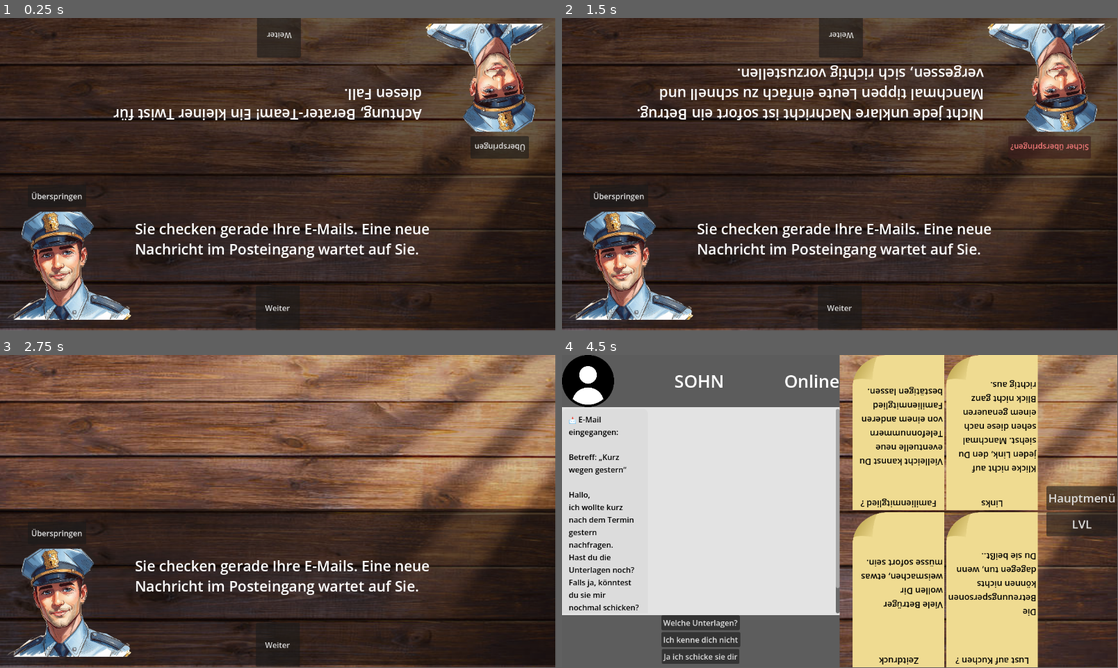
Above: before the commit, frames 1-4 (two rows, left to right).
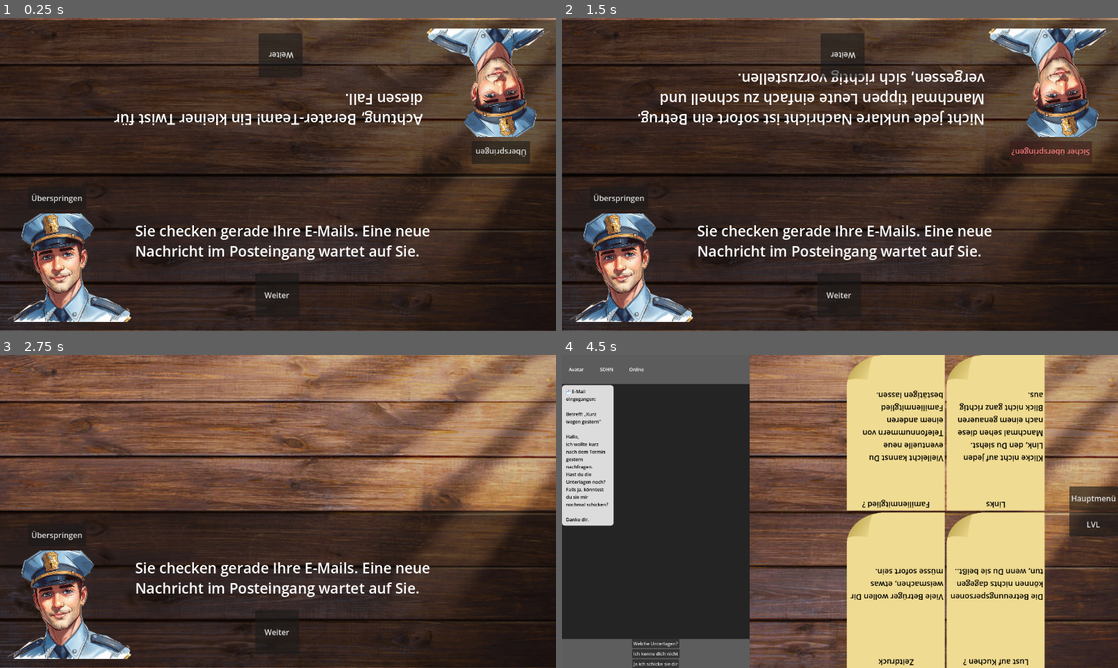
Above: after the commit, the same moments.

Repository: EgmundEGG/Enkeltrickbetr-ger-Spiel
Game: Godot game, scene res://Scenes/Handy.tscn
Two runs of this game, one before a commit and one after it. Both use one fixed random seed, a clock stepped at 60 frames per second and the inputs below. This scene is started directly instead of the project's main scene.
Inputs:
- Up to frame 1 (0.25 s): no input
- Up to frame 2 (1.5 s): click "Weiter" at 0.5 s; click "Überspringen" at 1.25 s
- Up to frame 3 (2.75 s): click "Sicher überspringen?" at 2 s
- Up to frame 4 (4.5 s): click "Weiter" at 2.75 s; click "Überspringen" at 3.5 s; click "Sicher überspringen?" at 4.25 s
The window is 799x449 before the commit and 800x450 after it. Grey fills any space a smaller window leaves; there, only what the larger window draws over its background counts as a difference.

The runs differ from the first frame. In frame 1, 13% of the frame differs, in the area x 0-100%, y 0-100%; in frame 2, 15%; in frame 3, 6.4%; in frame 4, 51%.

Commit message:
tried different idea for the scaling problem

Diff:
--- a/enkeltrick-betrug/Scenes/Agent.tscn
+++ b/enkeltrick-betrug/Scenes/Agent.tscn
@@ -10,7 +10,6 @@
 anchor_top = 1.0
 anchor_right = 1.0
 anchor_bottom = 1.0
-offset_top = -650.0
 grow_horizontal = 2
 grow_vertical = 0
 mouse_filter = 2
@@ -44,16 +43,10 @@
 
 [node name="NextButton" type="Button" parent="." unique_id=1134096788]
 layout_mode = 1
-anchors_preset = 7
-anchor_left = 0.5
-anchor_top = 1.0
-anchor_right = 0.5
-anchor_bottom = 1.0
-offset_left = -45.5
-offset_top = -91.0
-offset_right = 45.5
-grow_horizontal = 2
-grow_vertical = 0
+offset_left = 529.0
+offset_top = 528.0
+offset_right = 620.0
+offset_bottom = 619.0
 
 [node name="SkipButton" type="Button" parent="." unique_id=943845378]
 layout_mode = 0
--- a/enkeltrick-betrug/Scenes/Handy.tscn
+++ b/enkeltrick-betrug/Scenes/Handy.tscn
@@ -219,8 +219,11 @@
 layout_mode = 1
 anchors_preset = 9
 anchor_bottom = 1.0
+offset_right = 648.0
+offset_bottom = 432.0
 grow_vertical = 2
 scale = Vector2(0.6, 0.6)
+script = ExtResource("1_adtv2")
 
 [node name="Background" type="ColorRect" parent="Chat" unique_id=509775755]
 layout_mode = 1
@@ -334,26 +337,35 @@
 [node name="AgentOben" parent="." unique_id=284224592 instance=ExtResource("7_r48s6")]
 visible = false
 layout_mode = 1
-offset_left = 1155.0
-offset_top = -7.0
-offset_right = 1155.0
-offset_bottom = 643.0
+anchors_preset = 1
+anchor_left = 1.0
+anchor_top = 0.0
+anchor_bottom = 0.0
+offset_left = 4.0
+offset_top = 651.0
+offset_right = 204.0
+offset_bottom = 1301.0
+grow_horizontal = 0
+grow_vertical = 1
 rotation = 3.1415927
 
 [node name="AgentUnten" parent="." unique_id=1273825380 instance=ExtResource("7_r48s6")]
 visible = false
 layout_mode = 1
-offset_top = -651.0
-offset_bottom = -1.0
+anchors_preset = 2
+anchor_right = 0.0
+offset_top = -648.0
+offset_right = 200.0
+offset_bottom = 2.0
+grow_horizontal = 1
 
 [node name="ColorRect" type="ColorRect" parent="." unique_id=2031241136]
-custom_minimum_size = Vector2(300, 0)
+visible = false
 layout_mode = 1
 anchors_preset = 9
 anchor_bottom = 1.0
 grow_vertical = 2
 color = Color(0.8901961, 0.8901961, 0.8901961, 1)
-script = ExtResource("1_adtv2")
 
 [node name="VBoxContainer" type="VBoxContainer" parent="ColorRect" unique_id=1492703127]
 layout_mode = 1
@@ -472,8 +484,10 @@
 anchor_left = 1.0
 anchor_right = 1.0
 anchor_bottom = 1.0
-offset_left = -1052.0
-offset_right = -642.0
+offset_left = -152.0
+offset_top = 648.0
+offset_right = 258.0
+offset_bottom = 648.0
 grow_horizontal = 0
 grow_vertical = 2
 rotation = 3.1415927
--- a/enkeltrick-betrug/Scenes/agent.gd
+++ b/enkeltrick-betrug/Scenes/agent.gd
@@ -12,6 +12,24 @@
 
 func _ready():
 	skip_button.pressed.connect(_on_skip_button_pressed)
+	_update_ui_scaling()
+	get_tree().get_root().size_changed.connect(_update_ui_scaling)
+
+func _update_ui_scaling() -> void:
+	#await get_tree().create_timer(0.1).timeout
+	var screen_height: float = get_viewport().size.y
+	var screen_width: float = get_viewport().size.x
+	var new_font_size: int = int(screen_height * 0.01)
+
+
+
+
+	#THIS WAIT TIMER IS VERY IMPORTANT IT WAITS TILL EVERY ITEM IS REDRAWN
+	#and yes it doesnt check for a redraw it just waits
+	await get_tree().create_timer(0.1).timeout
+
+	size.y = screen_height/2
+	size.x = screen_width
 
 func start_dialogue(texte: Array):
 	dialog_texte = texte
--- a/enkeltrick-betrug/Scenes/handy.gd
+++ b/enkeltrick-betrug/Scenes/handy.gd
@@ -29,6 +29,11 @@
 	$GridContainer/PostIt4/Title,
 	$GridContainer/PostIt4/Content
 ]
+@onready var buttons = [
+	$ColorRect/VBoxContainer/Footer/Buttonbox/Button,
+	$ColorRect/VBoxContainer/Footer/Buttonbox/Button2,
+	$ColorRect/VBoxContainer/Footer/Buttonbox/Button3
+]
 
 var bereit_unten = false
 var bereit_oben = false
@@ -41,10 +46,10 @@
 	agent_unten.tutorial_finished.connect(_on_agent_unten_fertig)
 	agent_oben.tutorial_finished.connect(_on_agent_oben_fertig)
 
-	chat2.level_beendet.connect(_on_level_beendet)
+	chat.level_beendet.connect(_on_level_beendet)
 	starte_level_mit_tutorial()
-	_update_ui_scaling()
-	get_tree().get_root().size_changed.connect(_update_ui_scaling)
+	#_update_ui_scaling()
+	#get_tree().get_root().size_changed.connect(_update_ui_scaling)
 
 func _on_level_beendet(ergebnis_id: String):
 	menu.hide()
@@ -92,41 +97,47 @@
 	if bereit_unten and bereit_oben:
 
 		if phase == "intro":
-			chat2.show()
+			chat.show()
 			#infoText.show()
 			grid.show()
 			menu.show()
-			chat2.lvlLoad(GameState.selected_level)
+			chat.lvlLoad(GameState.selected_level)
 
 		elif phase == "outro":
-			chat2.show()
+			chat.show()
 			#infoText.show()
 			grid.show()
 			menu.show()
 
-#Scaled die UI Passend zur Größe des Bildschirmes
-func _update_ui_scaling() -> void:
+
+##Scaled die UI Passend zur Größe des Bildschirmes
+#func _update_ui_scaling() -> void:
+	##await get_tree().create_timer(0.1).timeout
+	#var screen_height: float = get_viewport().size.y
+	#var screen_width: float = get_viewport().size.x
+	#var new_font_size: int = int(screen_height * 0.01)
+	#
+	#
+	##THIS WAIT TIMER IS VERY IMPORTANT IT WAITS TILL EVERY ITEM IS REDRAWN
+	##and yes it doesnt check for a redraw it just waits
 	#await get_tree().create_timer(0.1).timeout
-	var screen_height: float = get_viewport().size.y
-	var screen_width: float = get_viewport().size.x
-	var new_font_size: int = int(screen_height * 0.01)
-
-
-	#THIS WAIT TIMER IS VERY IMPORTANT IT WAITS TILL EVERY ITEM IS REDRAWN
-	#and yes it doesnt check for a redraw it just waits
-	await get_tree().create_timer(0.1).timeout
-
-	grid.position.y = screen_height
-	grid.position.x = screen_width - screen_width/7
-	grid.size.x = screen_width/3
-	chat2.custom_minimum_size.x = screen_width/2
-	footer.custom_minimum_size.y = screen_height/6
-	header.custom_minimum_size.y = screen_height/6
-	menu.custom_minimum_size.x = screen_width/10
-	menu.custom_minimum_size.y = screen_height/10
-	for t in labels:
-		t.add_theme_font_size_override("font_size", new_font_size*6)
-	for l in menu_labels:
-		l.add_theme_font_size_override("font_size", new_font_size*4)
-	for l in postit_labels:
-		l.add_theme_font_size_override("font_size", new_font_size*3)
+	#
+	#grid.position.y = screen_height
+	#grid.position.x = screen_width - screen_width/7
+	#agent_oben.size.y = screen_height/2
+	#agent_unten.size.y = screen_height/2
+	#agent_oben.size.x = screen_width
+	#agent_unten.size.x = screen_width
+	#grid.size.x = screen_width/3
+	#footer.custom_minimum_size.y = screen_height/6
+	#header.custom_minimum_size.y = screen_height/6
+	#menu.custom_minimum_size.x = screen_width/10
+	#menu.custom_minimum_size.y = screen_height/10
+	#for t in labels:
+		#t.add_theme_font_size_override("font_size", new_font_size*6)
+	#for l in menu_labels:
+		#l.add_theme_font_size_override("font_size", new_font_size*4)
+	#for l in postit_labels:
+		#l.add_theme_font_size_override("font_size", new_font_size*3)
+	#for b in buttons:
+		#b.add_theme_font_size_override("font_size", new_font_size*3)
--- a/enkeltrick-betrug/chat.gd
+++ b/enkeltrick-betrug/chat.gd
@@ -7,22 +7,22 @@
 var status = true
 
 # header
-#@onready var labelAvatar = $Background/VBoxContainer/Header/HBoxContainer/Avatar
-#@onready var labelName = $Background/VBoxContainer/Header/HBoxContainer/Name
-#@onready var labelStatus = $Background/VBoxContainer/Header/HBoxContainer/Status
-@onready var labelAvatar = $VBoxContainer/Header/HBoxContainer/Avatar
-@onready var labelName = $VBoxContainer/Header/HBoxContainer/Name
-@onready var labelStatus = $VBoxContainer/Header/HBoxContainer/Status
+@onready var labelAvatar = $Background/VBoxContainer/Header/HBoxContainer/Avatar
+@onready var labelName = $Background/VBoxContainer/Header/HBoxContainer/Name
+@onready var labelStatus = $Background/VBoxContainer/Header/HBoxContainer/Status
+#@onready var labelAvatar = $VBoxContainer/Header/HBoxContainer/Avatar
+#@onready var labelName = $VBoxContainer/Header/HBoxContainer/Name
+#@onready var labelStatus = $VBoxContainer/Header/HBoxContainer/Status
 #ScrollBox
-#@onready var messagecontainer = $Background/VBoxContainer/ScrollContainer/MessageContainer
-@onready var messagecontainer = $VBoxContainer/ScrollContainer/MessageContainer
+@onready var messagecontainer = $Background/VBoxContainer/ScrollContainer/MessageContainer
+#@onready var messagecontainer = $VBoxContainer/ScrollContainer/MessageContainer
 #footer
-#@onready var button1 = $Background/VBoxContainer/Footer/Buttonbox/Button
-#@onready var button2 = $Background/VBoxContainer/Footer/Buttonbox/Button2
-#@onready var button3 = $Background/VBoxContainer/Footer/Buttonbox/Button3
-@onready var button1 = $VBoxContainer/Footer/Buttonbox/Button
-@onready var button2 = $VBoxContainer/Footer/Buttonbox/Button2
-@onready var button3 = $VBoxContainer/Footer/Buttonbox/Button3
+@onready var button1 = $Background/VBoxContainer/Footer/Buttonbox/Button
+@onready var button2 = $Background/VBoxContainer/Footer/Buttonbox/Button2
+@onready var button3 = $Background/VBoxContainer/Footer/Buttonbox/Button3
+#@onready var button1 = $VBoxContainer/Footer/Buttonbox/Button
+#@onready var button2 = $VBoxContainer/Footer/Buttonbox/Button2
+#@onready var button3 = $VBoxContainer/Footer/Buttonbox/Button3
 
 #dialog
 var current = "start"
--- a/enkeltrick-betrug/project.godot
+++ b/enkeltrick-betrug/project.godot
@@ -19,6 +19,10 @@
 
 ClickSound="*uid://rc7paoxc8fgp"
 
+[display]
+
+window/stretch/mode="viewport"
+
 [physics]
 
 3d/physics_engine="Jolt Physics"
